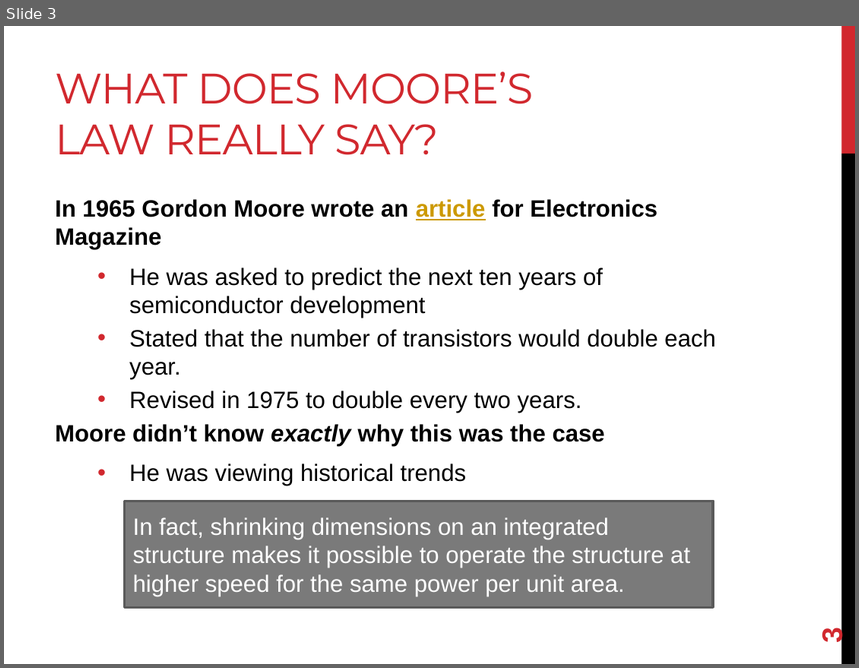
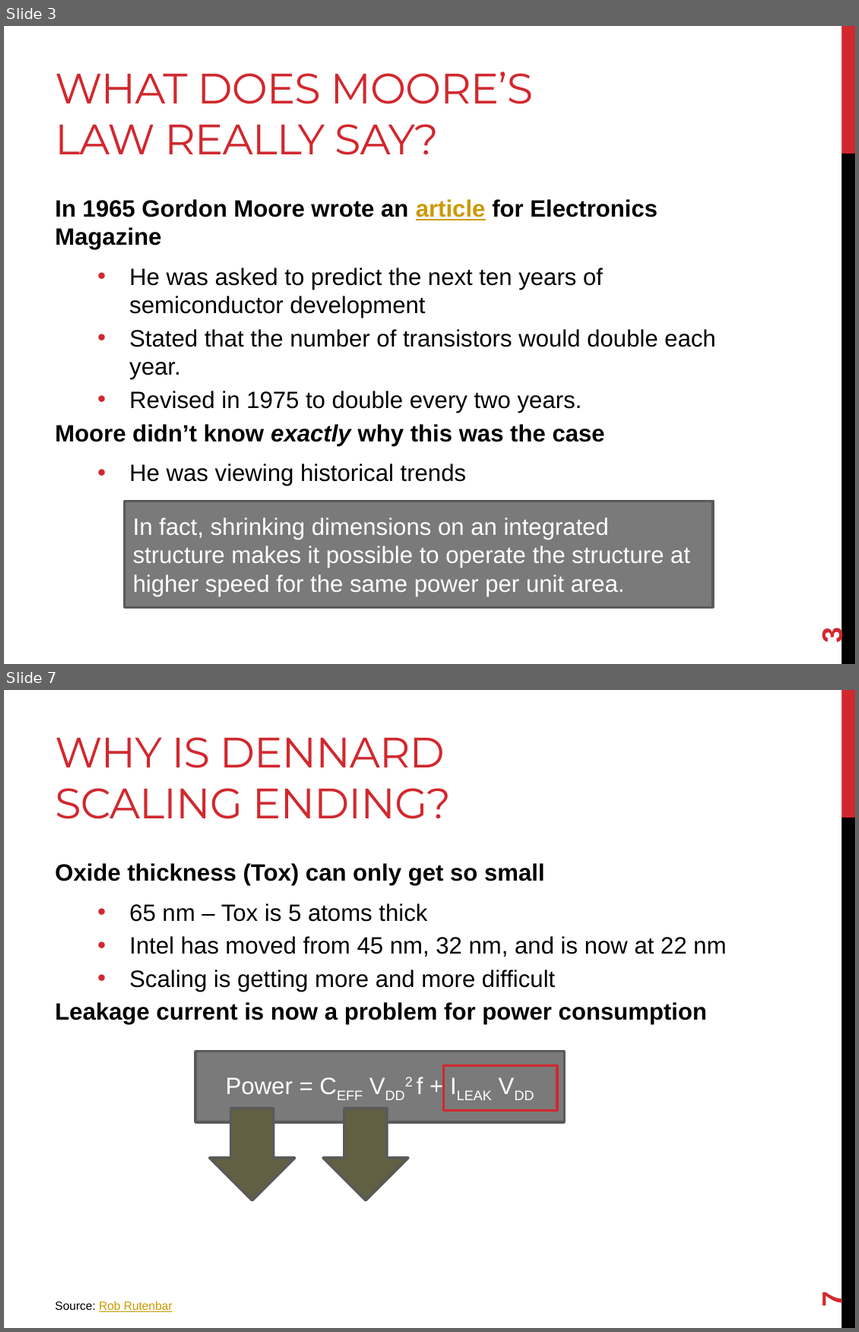
Before and after one commit to joshpeterson/DevelopingConcurrentSoftware, a slide deck: Lectures/Dennard Scaling/Dennard Scaling.pptx. Shown one above the other, each under a label of ours: slide 3 before the commit, slides 3 and 7 after it; the slides between them are not shown. The pictures are 859x668 and 859x1332 pixels, drawn with LibreOffice and Linux fonts; fonts in the diff are those of the drawing. Boxes give left, top, right and bottom in pixels: in the first picture for what was removed or moved away, otherwise in the second. Text is boxed around its words. In the diff, an @@ line names an element or a change of style, - is before the commit and + after.

Commit message:
Finish Dennard Scaling lecture.

```diff
--- a/Lectures/Dennard Scaling/Dennard Scaling.pptx
+++ b/Lectures/Dennard Scaling/Dennard Scaling.pptx
@@ slide 7 added at (x1=4, y1=690, x2=855, y2=1328), background #FFFFFF; not listed: 2 template elements that a slide beside it also shows @@
@@ title added at (x1=55, y1=737, x2=451, y2=819), 36 pt, text #D1282E @@
+WHY IS DENNARD SCALING ENDING?
@@ text added at (x1=55, y1=863, x2=726, y2=1025), 20 pt, text #000000 @@
+Oxide thickness (Tox) can only get so small
+  • 65 nm – Tox is 5 atoms thick
+  • Intel has moved from 45 nm, 32 nm, and is now at 22 nm
+  • Scaling is getting more and more difficult
+Leakage current is now a problem for power consumption
@@ rectangle added at (x1=196, y1=1052, x2=564, y2=1122), fill #7A7A7A, outline #5A5A5A 2.25 pt, 20 pt, text #FFFFFF @@
+Power = CEFF VDD2 f + ILEAK VDD
@@ rectangle added at (x1=444, y1=1066, x2=557, y2=1111), outline #D1282E 2.25 pt @@
@@ down arrow added at (x1=210, y1=1109, x2=295, y2=1201), fill #616042, outline #5A5A5A 2.25 pt @@
@@ down arrow added at (x1=323, y1=1109, x2=408, y2=1201), fill #616042, outline #5A5A5A 2.25 pt @@
@@ text added at (x1=55, y1=1301, x2=173, y2=1312), 10 pt, text #CC9900, underline @@
+Source: Rob Rutenbar
@@ page number added at (x1=816, y1=1293, x2=848, y2=1308), 24 pt, text #D1282E, bold @@
+7
```
Also in this commit, not shown: 2 slides changed, 5 other slides added.
